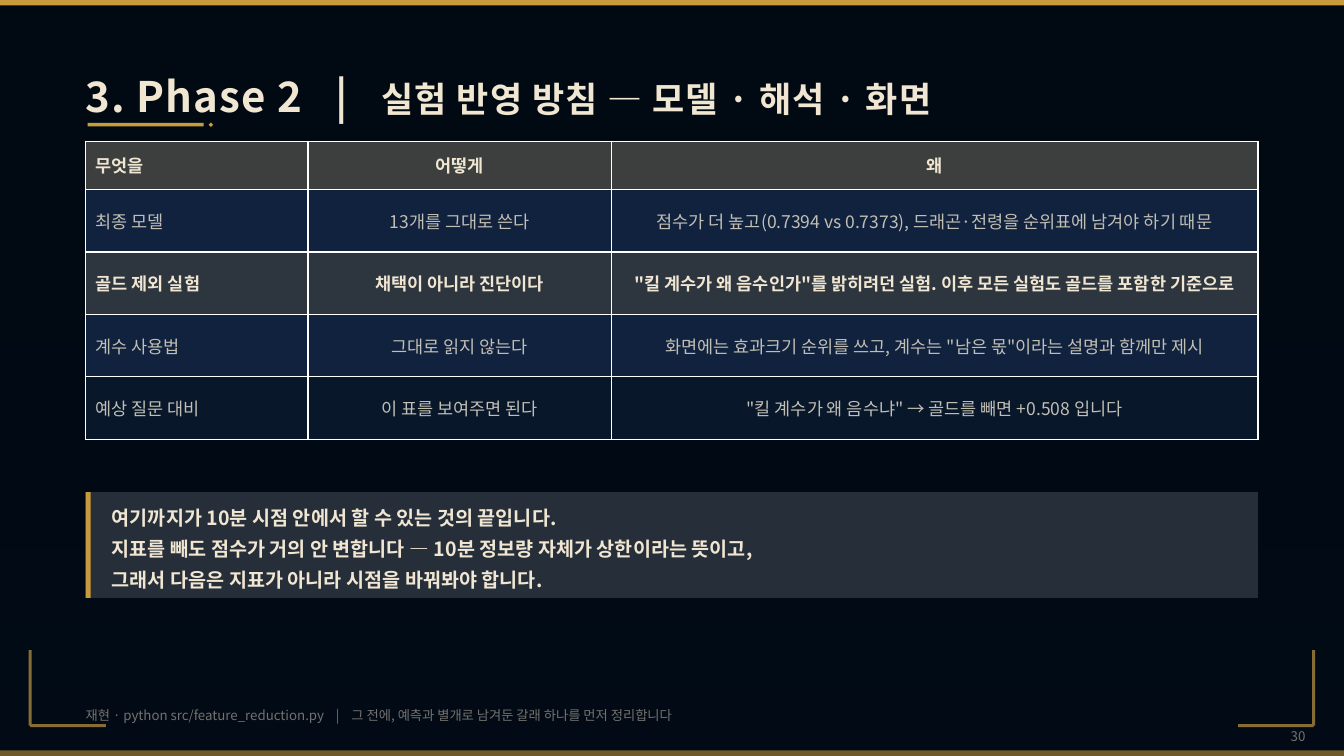
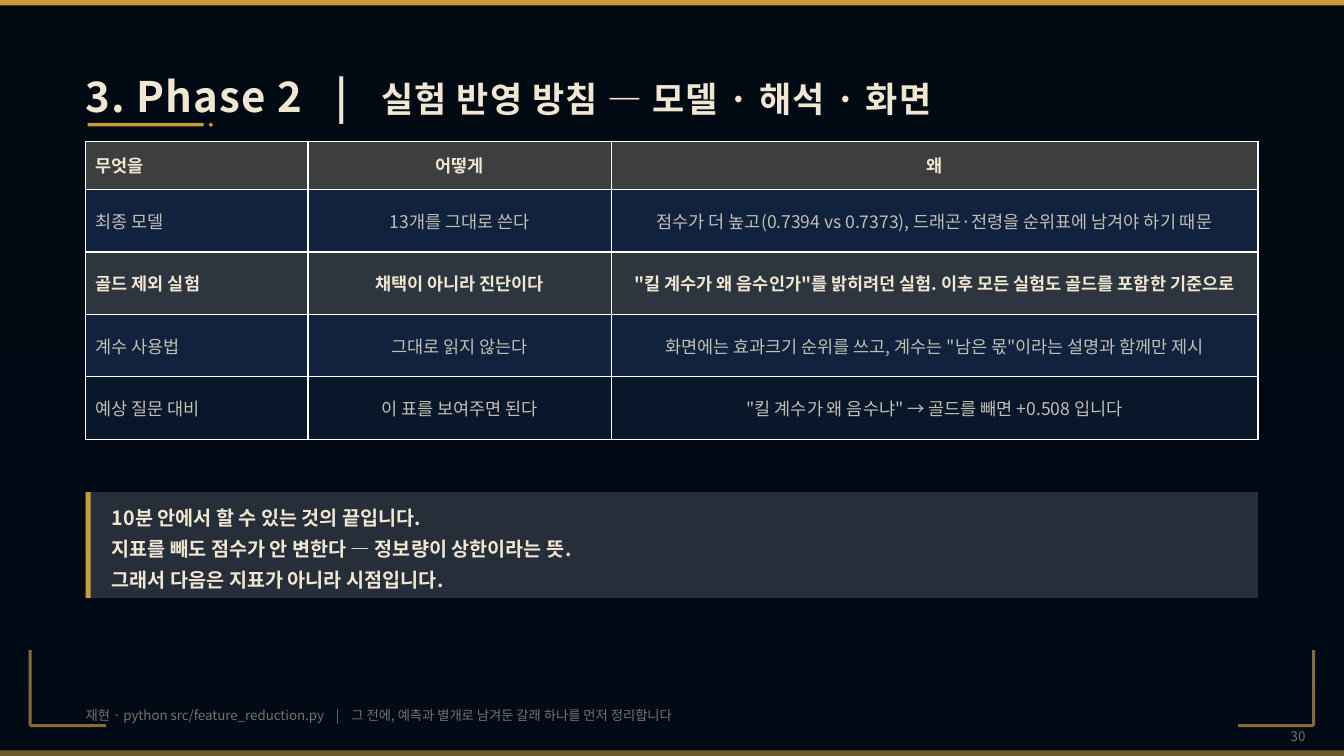
Before and after one commit to wpalswpa/project2608, a slide deck: slide 30 of LOLEX_발표_발표용 사본.pptx. Drawn at 1344x756 pixels with LibreOffice and Linux fonts; fonts in the diff are those of the drawing; background and template pictures are left out; a plain dark background stands for a picture behind light text. Boxes give left, top, right and bottom in pixels: in the first picture for what was removed or moved away, otherwise in the second. Text is boxed around its words. In the diff, an @@ line names an element or a change of style, - is before the commit and + after.

```diff
--- a/LOLEX_발표_발표용 사본.pptx
+++ b/LOLEX_발표_발표용 사본.pptx
@@ text at [112, 508, 571, 589]: text changed @@
-여기까지가 10분 시점 안에서 할 수 있는 것의 끝입니다.
-지표를 빼도 점수가 거의 안 변합니다 — 10분 정보량 자체가 상한이라는 뜻이고,
-그래서 다음은 지표가 아니라 시점을 바꿔봐야 합니다.
+10분 안에서 할 수 있는 것의 끝입니다.
+지표를 빼도 점수가 안 변한다 — 정보량이 상한이라는 뜻.
+그래서 다음은 지표가 아니라 시점입니다.
```
Also in this commit, not shown: 6 other slides changed, 2 slides removed, 3 other files.
